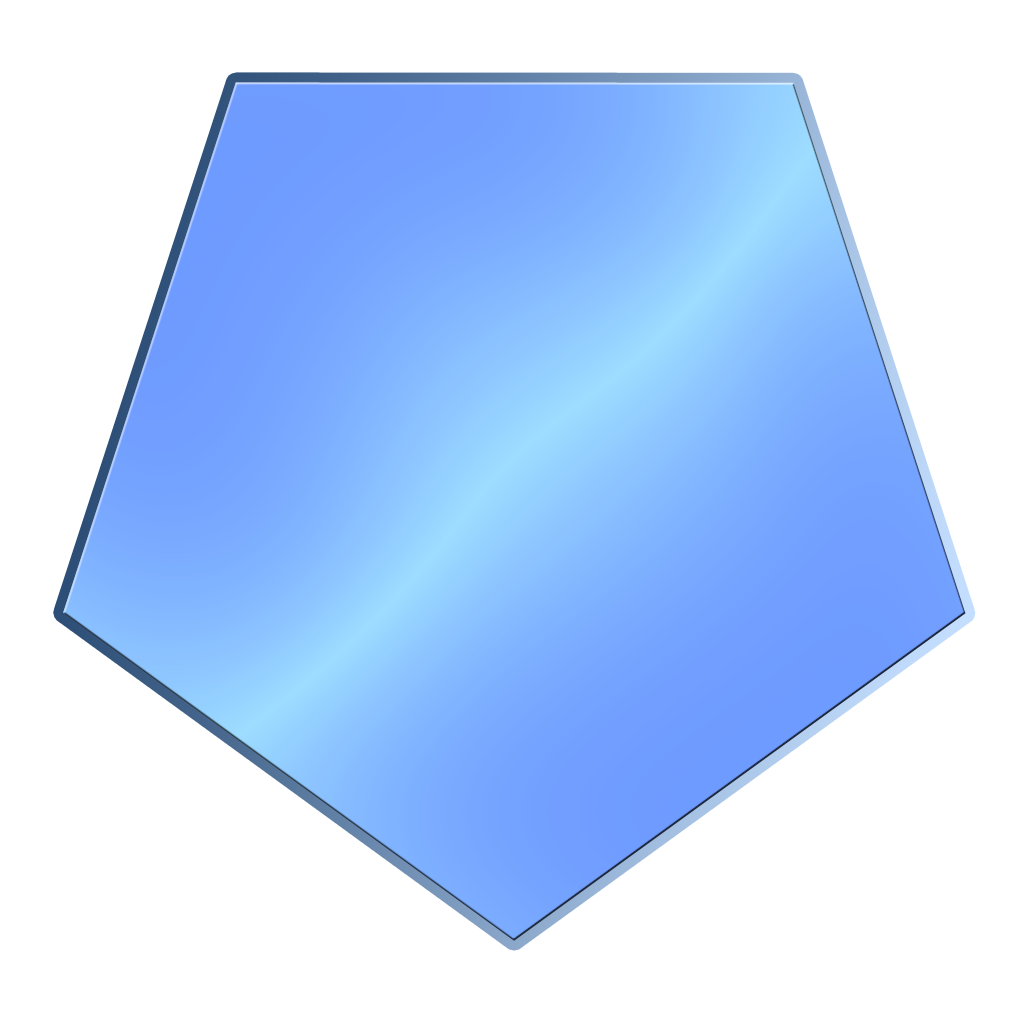
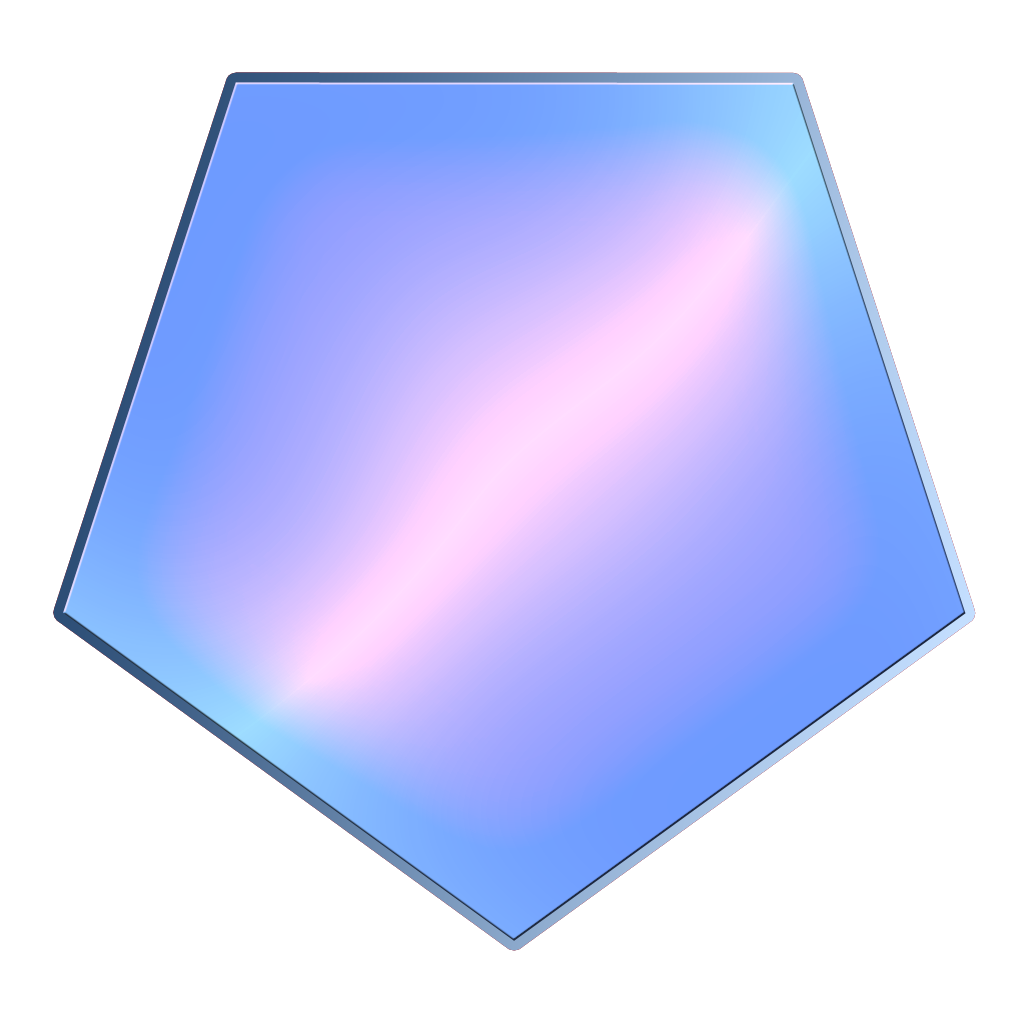
Two versions of the same layered image (1024px x 1024px). Layer-by-layer changes:
removed layer "Shape 4 copy 2" (was overlay) over [63, 82, 966, 941]
removed layer "Shape 4" over [63, 82, 966, 941]
added layer "Layer 1 copy 2" (overlay) above "Layer 1 copy" over [63, 82, 966, 941]
added layer "Layer 1 copy" (luminosity) above "Layer 1" over [63, 82, 966, 941]
added layer "Layer 1" above "Layer 0" over [63, 82, 966, 941]
